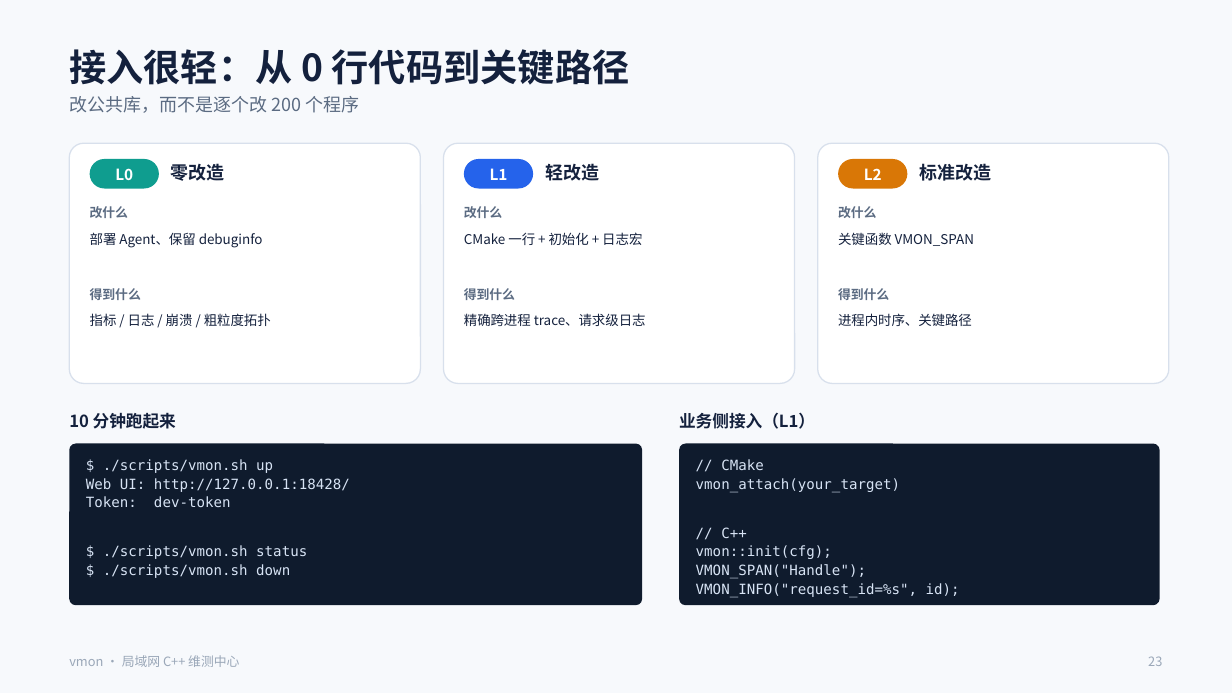
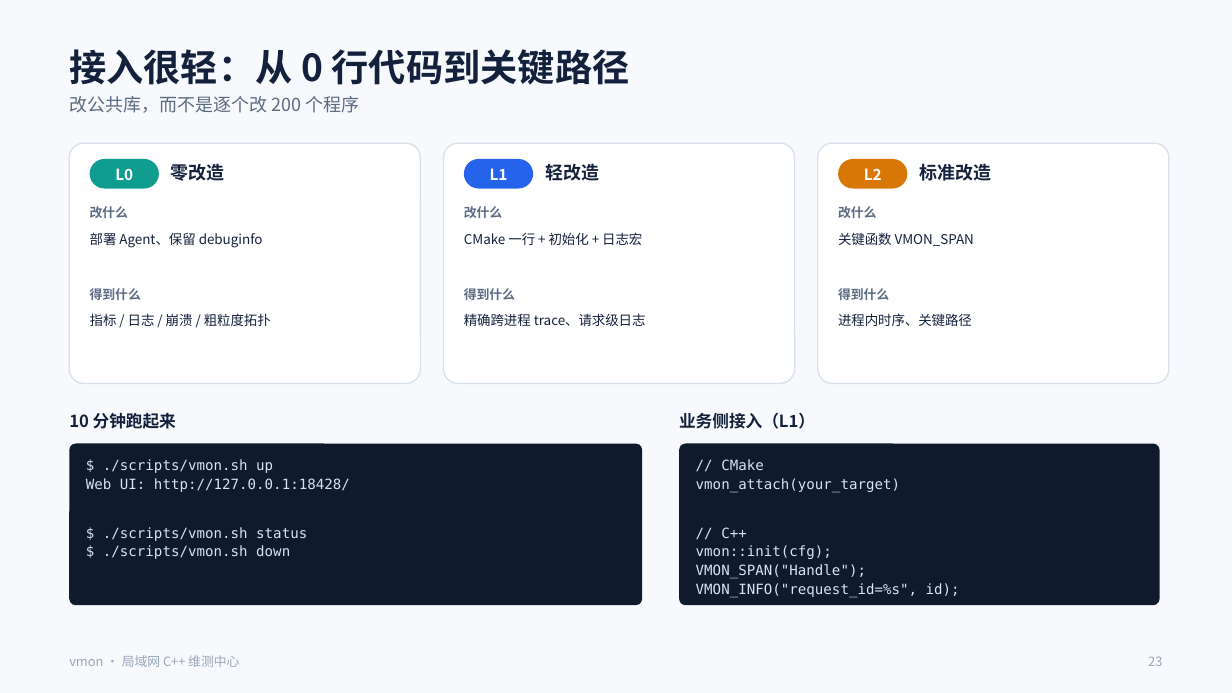
Before and after one commit to git163/CplusTrace, a slide deck: slide 23 of docs/presentation/vmon-intro.pptx. Drawn at 1232x693 pixels with LibreOffice and Linux fonts; fonts in the diff are those of the drawing. Boxes give left, top, right and bottom in pixels: in the first picture for what was removed or moved away, otherwise in the second. Text is boxed around its words. In the diff, an @@ line names an element or a change of style, - is before the commit and + after.

Commit message:
移除令牌鉴权，Web/API 直接访问
- Server/Agent 不再校验 token；--token 保留为兼容参数但无效果
- Web UI 移除令牌输入与 localStorage，API 请求不再带 token
- Python 客户端支持无 token 上报；demo/E2E/部署脚本移除令牌
- 部署配置移除必填 token，文档明确仅内网+防火墙边界
- 更新 API 测试、E2E 断言、用户手册、原理与 PPT

```diff
--- a/docs/presentation/vmon-intro.pptx
+++ b/docs/presentation/vmon-intro.pptx
@@ text at bbox=[86, 496, 231, 507]: paragraph removed @@
-Token: dev-token
```
Also in this commit, not shown: 27 other files.
